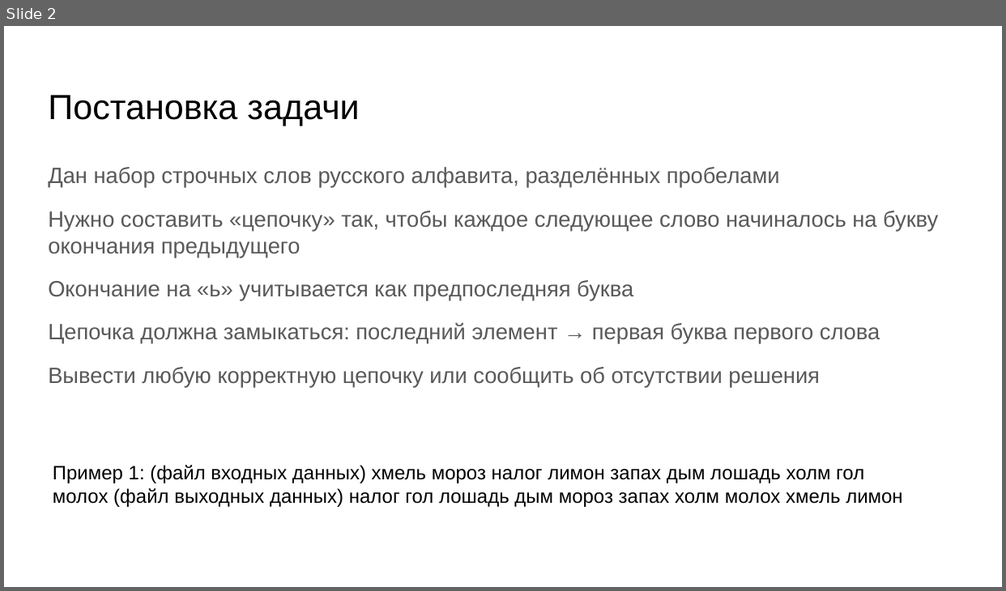
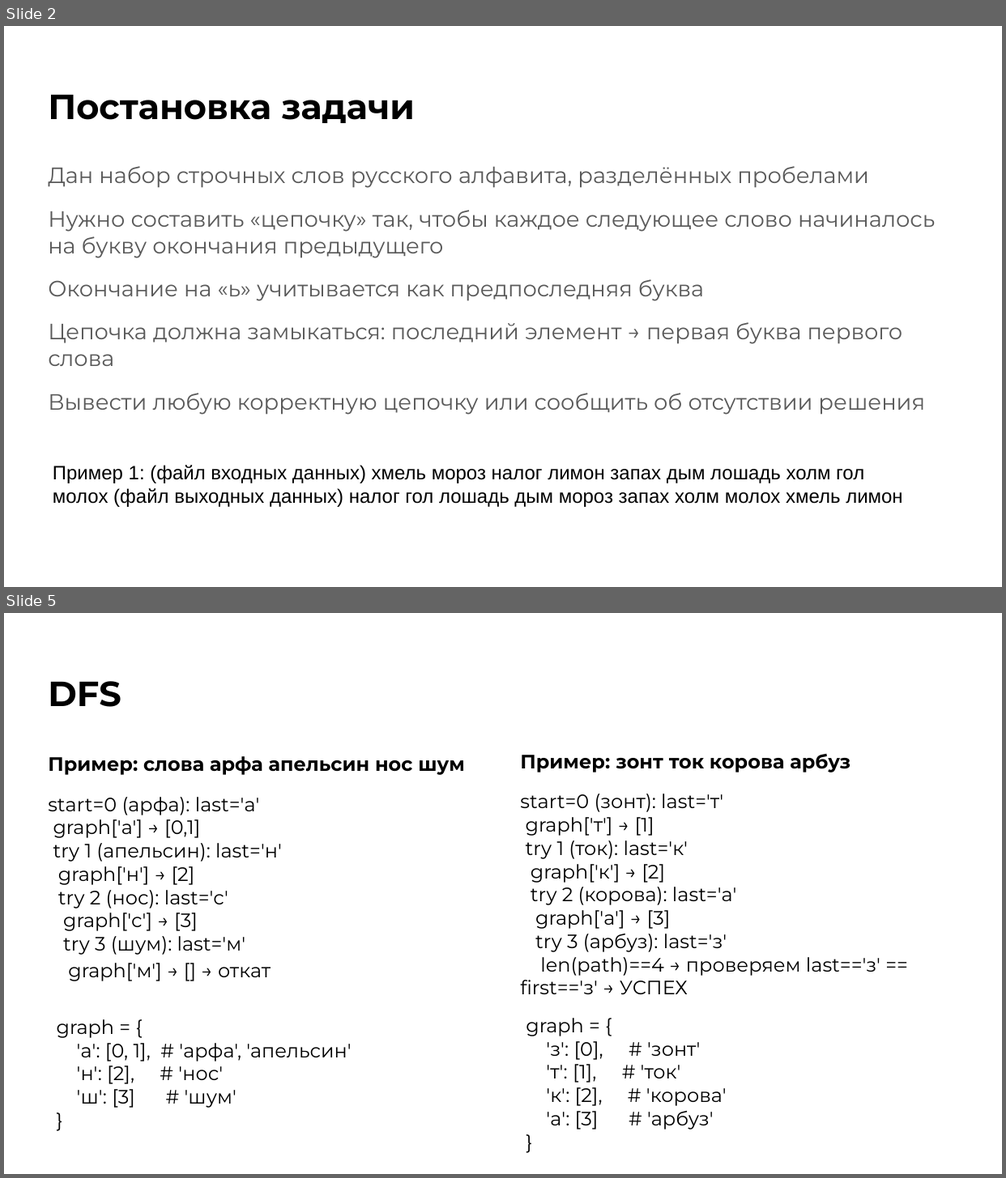
Before and after one commit to SaveliyShutov/IKM_ShutovSaveliy, a slide deck: Игра в слова.pptx. Shown one above the other, each under a label of ours: slide 2 before the commit, slides 2 and 5 after it; the slides between them are not shown. The pictures are 1006x591 and 1006x1178 pixels, drawn with LibreOffice and Linux fonts; fonts in the diff are those of the drawing. Boxes give left, top, right and bottom in pixels: in the first picture for what was removed or moved away, otherwise in the second. Text is boxed around its words. In the diff, an @@ line names an element or a change of style, - is before the commit and + after.

```diff
--- a/Игра в слова.pptx
+++ b/Игра в слова.pptx
@@ slide 5 added at (4,613,1002,1174), background #FFFFFF @@
@@ title added at (48,681,121,707), 25.2 pt, text #000000, bold @@
+DFS
@@ text added at (48,756,465,982), 14 pt, text #000000 @@
+Пример: слова арфа апельсин нос шум
+start=0 (арфа): last='а'
+graph['а'] → [0,1]
+try 1 (апельсин): last='н'
+graph['н'] → [2]
+try 2 (нос): last='с'
+graph['с'] → [3]
+try 3 (шум): last='м'
+graph['м'] → [] → откат
@@ text added at (520,754,880,995), 14 pt, text #000000 @@
+Пример: зонт ток корова арбуз
+start=0 (зонт): last='т'
+graph['т'] → [1]
+try 1 (ток): last='к'
+graph['к'] → [2]
+try 2 (корова): last='а'
+graph['а'] → [3]
+try 3 (арбуз): last='з'
+len(path)==4 → проверяем last=='з' == first=='з' → УСПЕХ
@@ text added at (57,1020,351,1108), 14 pt, text #000000 @@
+graph = {
+'а': [0, 1], # 'арфа', 'апельсин'
+'н': [2], # 'нос'
+'ш': [3] # 'шум'
+}
@@ text added at (526,1018,727,1130), 14 pt, text #000000 @@
+graph = {
+'з': [0], # 'зонт'
+'т': [1], # 'ток'
+'к': [2], # 'корова'
+'а': [3] # 'арбуз'
+}
@@ slide 2 changed as well @@
@@ title "Постановка задачи" at (48,94,415,123): font Arial to Montserrat, bold on @@
@@ text "Дан набор строчных слов русского ..." at (48,166,935,415): font Arial to Montserrat @@
```
Also in this commit, not shown: 2 other slides changed, 4 other slides added, 5 slides removed.
